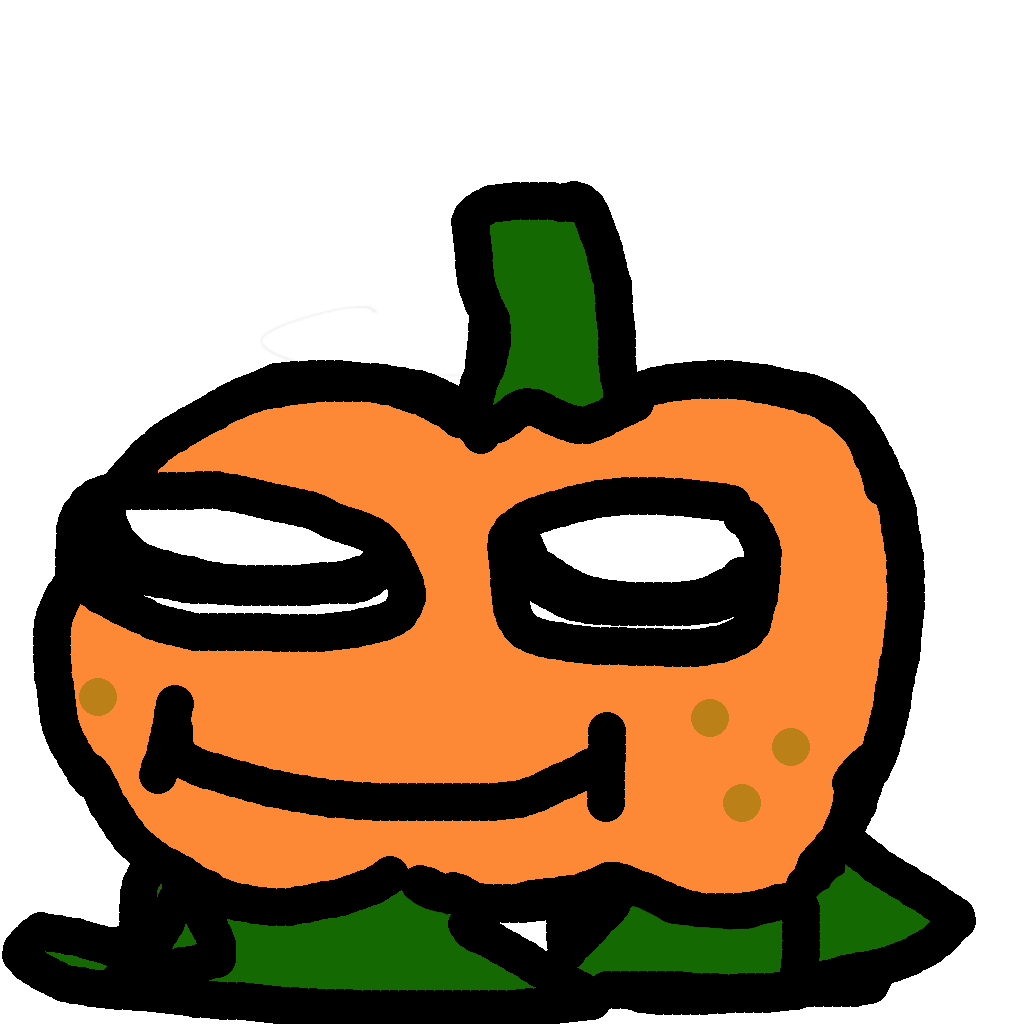
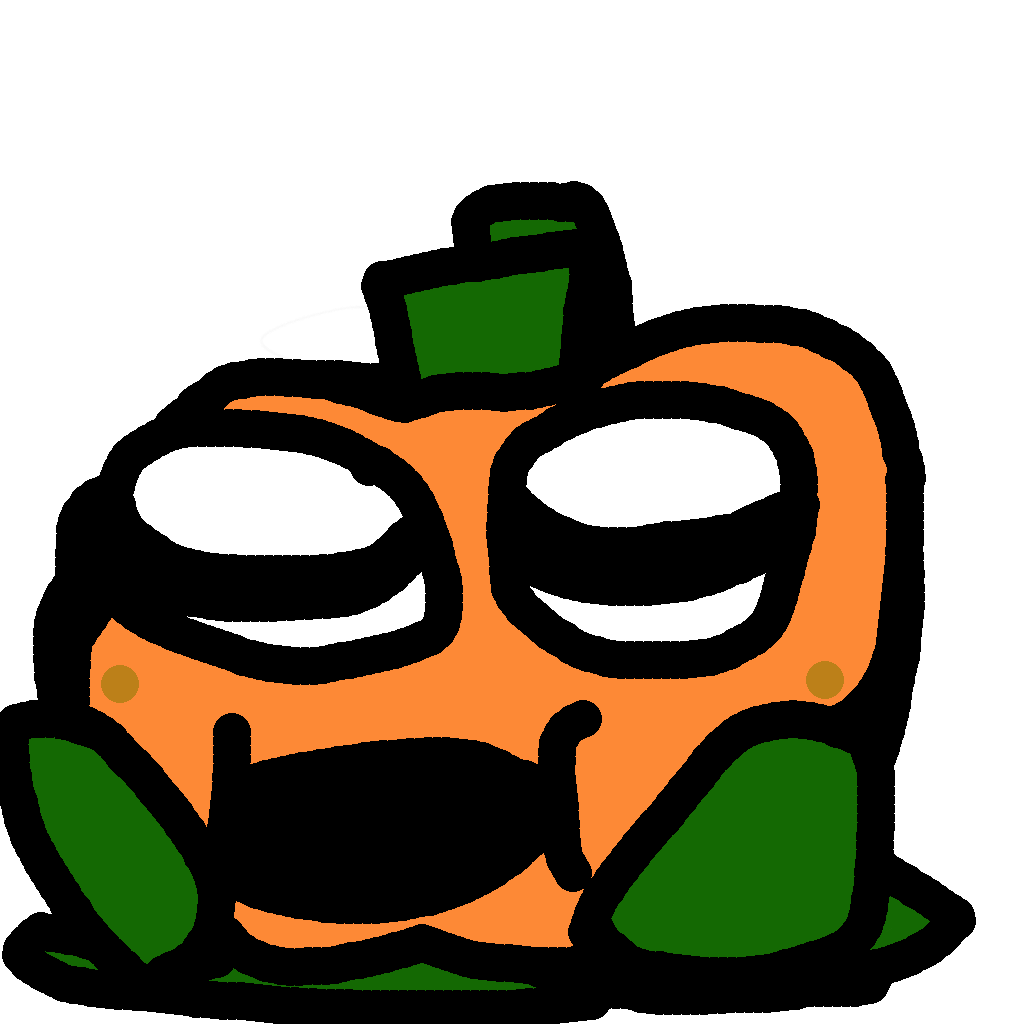
Two versions of the same layered image (1024 × 1024). Layer-by-layer changes:
added layer "thrown" above "walk2" over left=0, top=229, right=926, bottom=986
hid "body copy" over left=46, top=229, right=922, bottom=986
